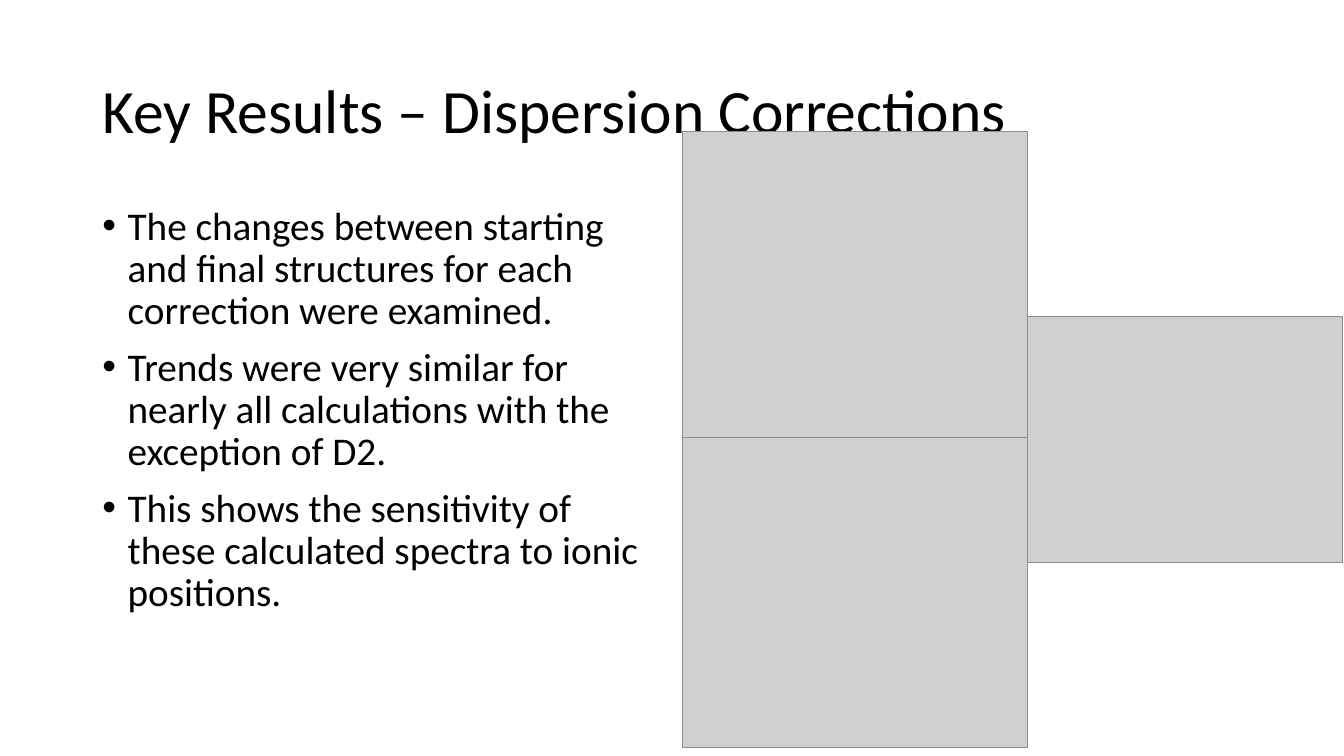
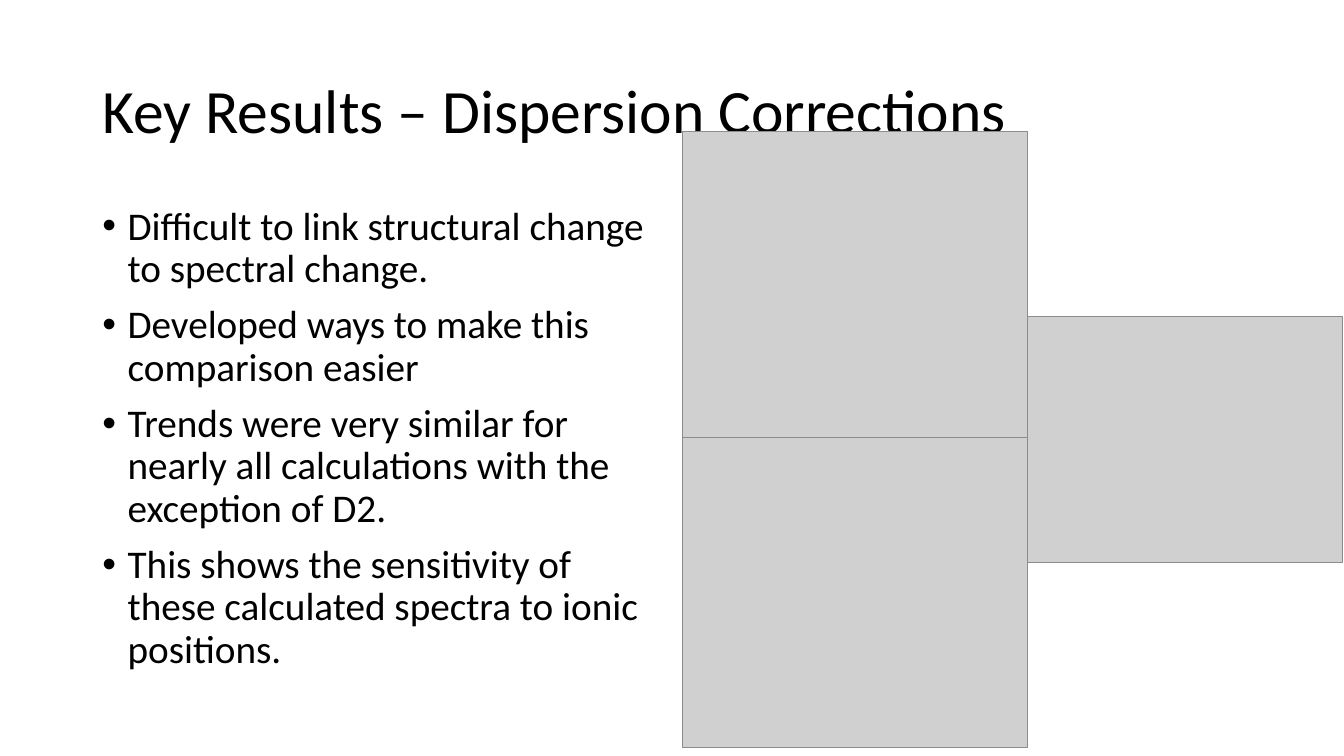
Before and after one commit to CalumTowler/Final-PhD-Files, a slide deck: slide 9 of VIVA_Presentation.pptx (slide 8 before the commit). Drawn at 1344x756 pixels with LibreOffice and Linux fonts; fonts in the diff are those of the drawing; grey boxes stand for pictures. Boxes give left, top, right and bottom in pixels: in the first picture for what was removed or moved away, otherwise in the second. Text is boxed around its words. In the diff, an @@ line names an element or a change of style, - is before the commit and + after.

Commit message:
presentation corrections

```diff
--- a/VIVA_Presentation.pptx
+++ b/VIVA_Presentation.pptx
@@ text at (x1=128, y1=212, x2=644, y2=388): text changed @@
-• The changes between starting and final structures for each correction were examined.
+• Difficult to link structural change to spectral change.
+• Developed ways to make this comparison easier
```
Also in this commit, not shown: 5 other slides changed, 2 slides added.
